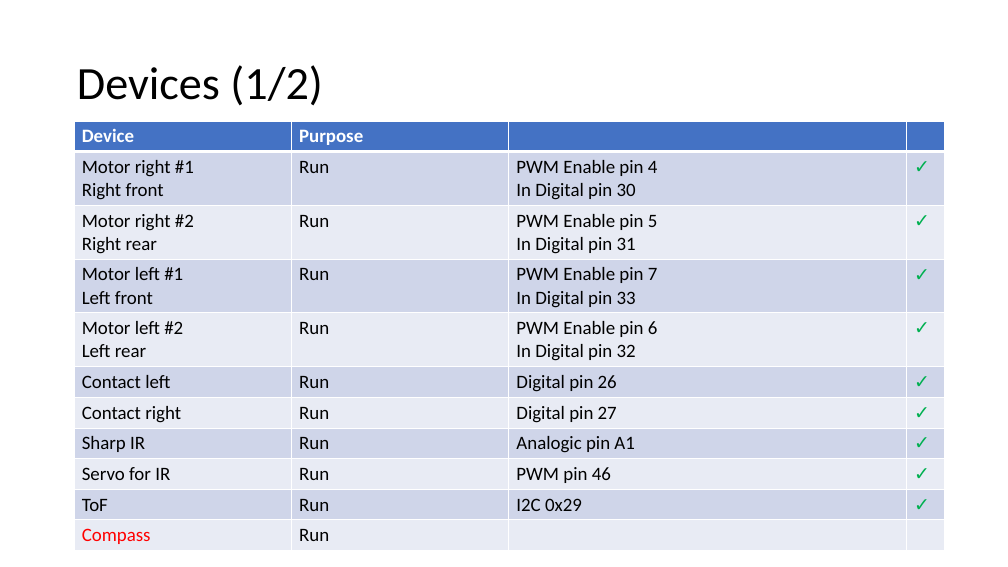
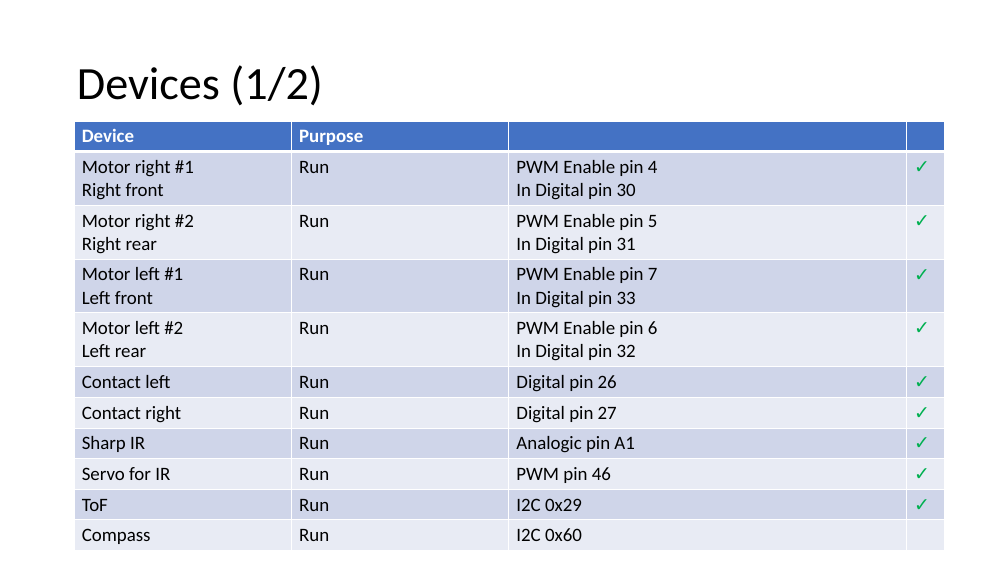
Before and after one commit to RobotEdh/RobotMicroControl, a slide deck: slide 4 of libraries/Diagramm Robot v2.pptx. Drawn at 1008x567 pixels with LibreOffice and Linux fonts; fonts in the diff are those of the drawing. Boxes give left, top, right and bottom in pixels: in the first picture for what was removed or moved away, otherwise in the second. Text is boxed around its words. In the diff, an @@ line names an element or a change of style, - is before the commit and + after.

```diff
--- a/libraries/Diagramm Robot v2.pptx
+++ b/libraries/Diagramm Robot v2.pptx
@@ table at [74, 121, 945, 548] @@
-row 11, column 3: 
+row 11, column 3: I2C 0x60
@@ text colour #FF0000 to #000000 in "Compass" @@
```
Also in this commit, not shown: 2 other slides changed, 8 other files.
